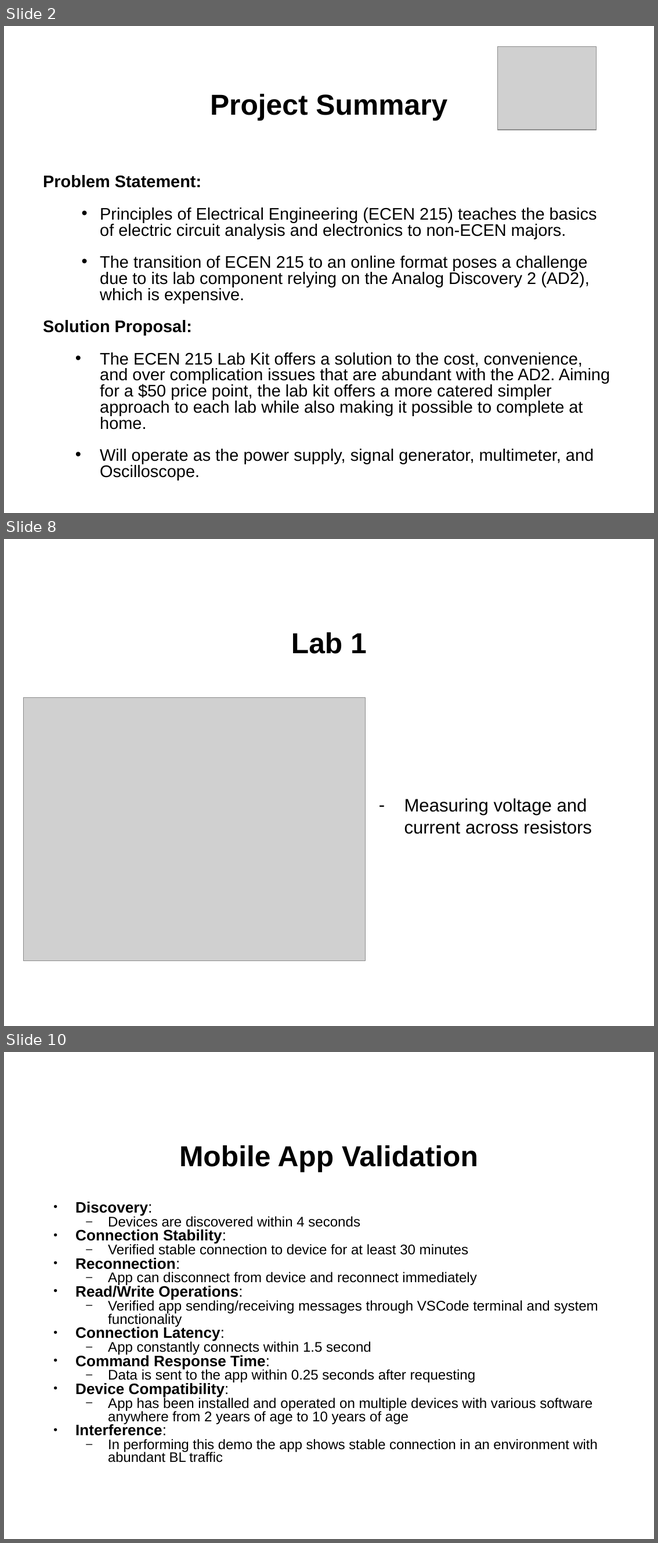
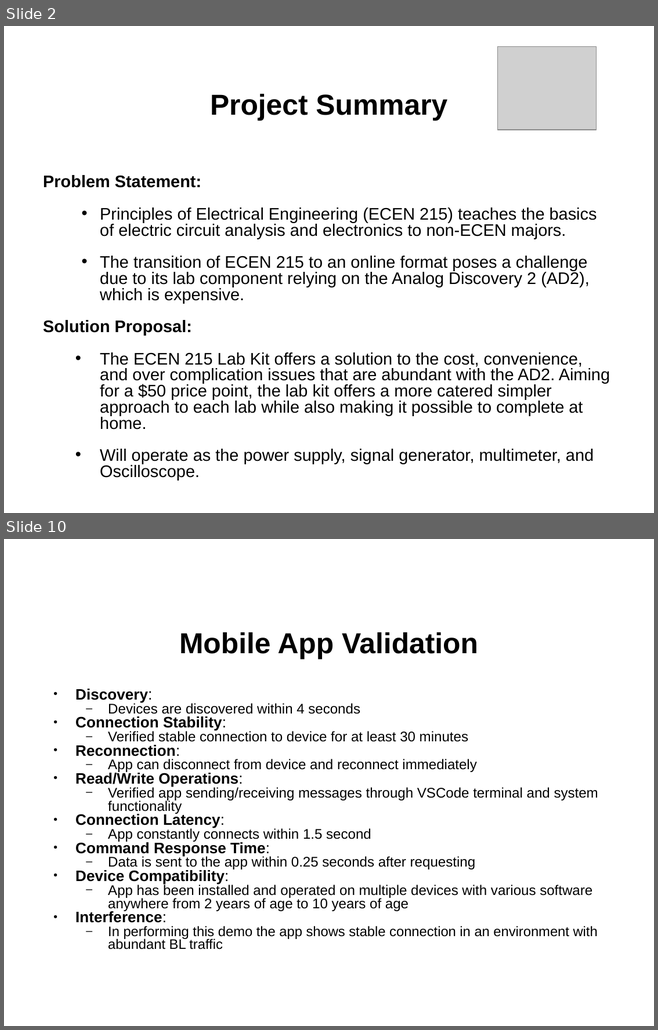
Before and after one commit to l-diazsantini/ECEN215LabKit, a slide deck: Documents/ECEN 404/Virtual Project Showcase.pptx. Shown one above the other, each under a label of ours: slides 2, 8 and 10 before the commit, slides 2 and 10 after it; the slides between them are not shown. The pictures are 658x1543 and 658x1030 pixels, drawn with LibreOffice and Linux fonts; fonts in the diff are those of the drawing; grey boxes stand for pictures; background and template pictures are left out. Boxes give left, top, right and bottom in pixels: in the first picture for what was removed or moved away, otherwise in the second. Text is boxed around its words. In the diff, an @@ line names an element or a change of style, - is before the commit and + after.

```diff
--- a/Documents/ECEN 404/Virtual Project Showcase.pptx
+++ b/Documents/ECEN 404/Virtual Project Showcase.pptx
@@ slide 8 removed at (x1=4, y1=539, x2=654, y2=1026), background picture (left out) @@
@@ title removed at (x1=291, y1=632, x2=366, y2=654) @@
-Lab 1
@@ picture removed at (x1=24, y1=697, x2=365, y2=961) @@
@@ text removed at (x1=404, y1=798, x2=592, y2=834) @@
-– Measuring voltage and current across resistors
```
Also in this commit, not shown: 2 slides changed, 11 slides added, 9 other slides removed.
